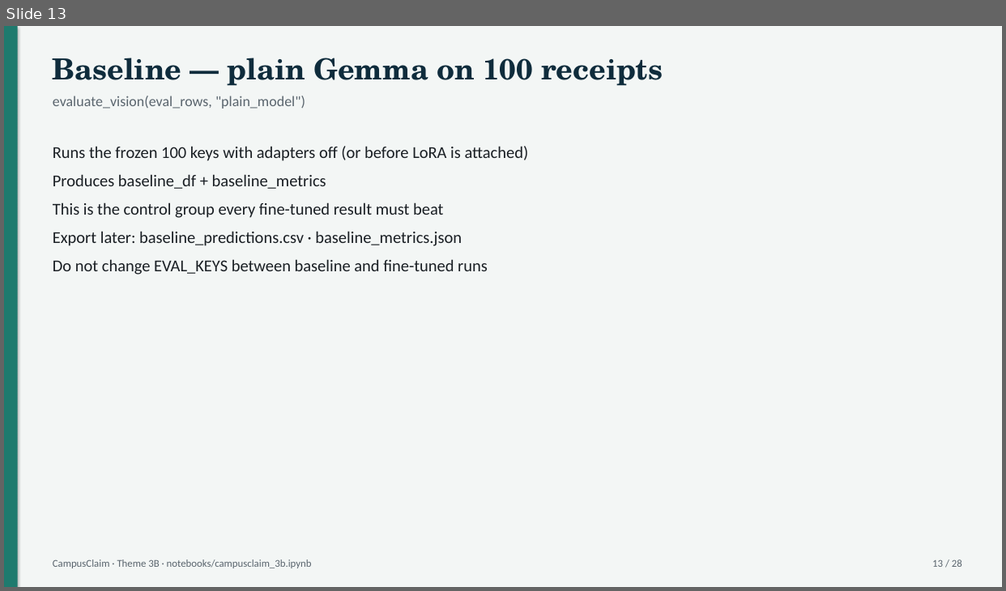
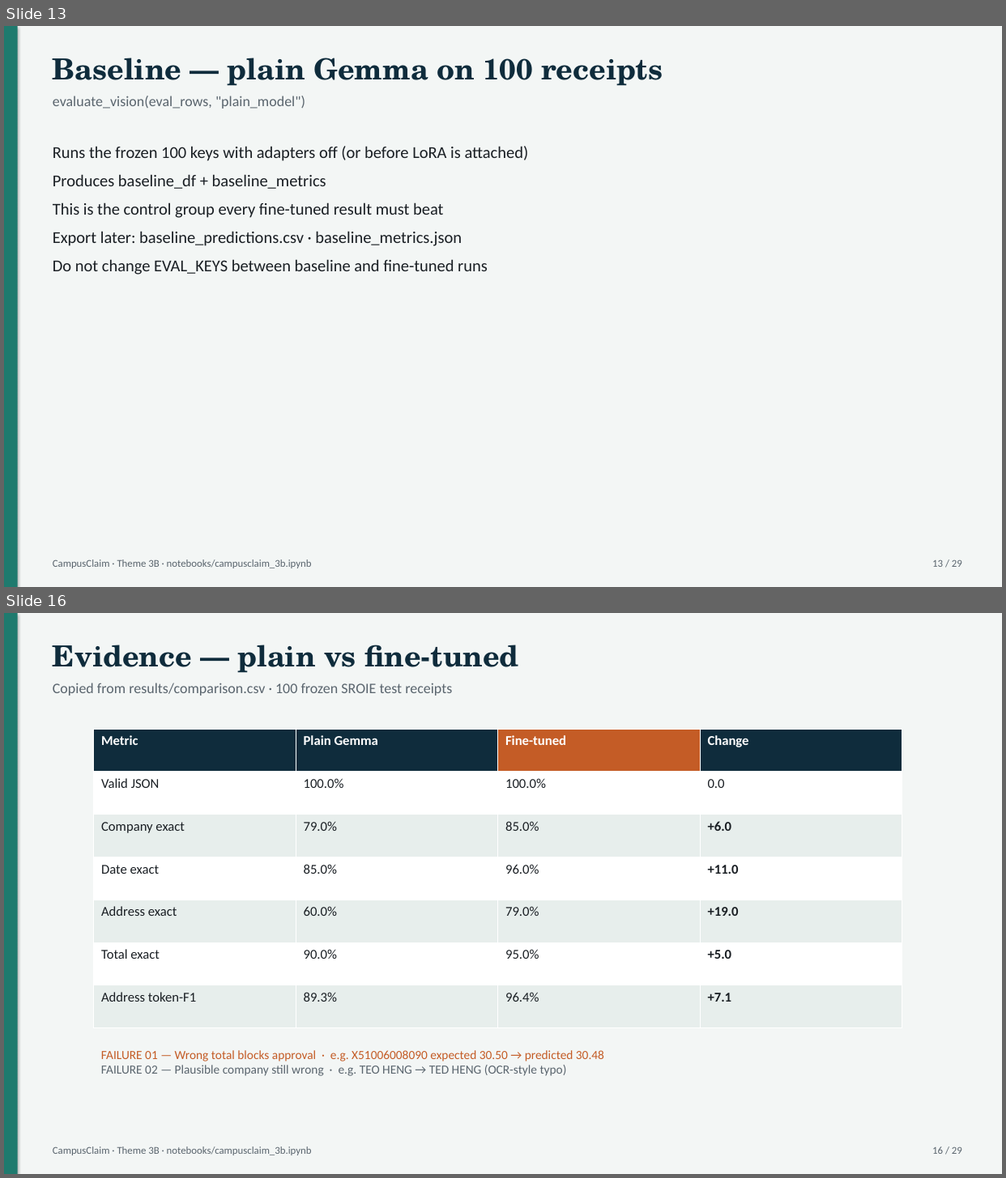
Before and after one commit to sank8-2/campusclaim, a slide deck: docs/CampusClaim_Notebook_Walkthrough.pptx. Shown one above the other, each under a label of ours: slide 13 before the commit, slides 13 and 16 after it; the slides between them are not shown. The pictures are 1006x591 and 1006x1178 pixels, drawn with LibreOffice and Linux fonts; fonts in the diff are those of the drawing. Boxes give left, top, right and bottom in pixels: in the first picture for what was removed or moved away, otherwise in the second. Text is boxed around its words. In the diff, an @@ line names an element or a change of style, - is before the commit and + after.

```diff
--- a/docs/CampusClaim_Notebook_Walkthrough.pptx
+++ b/docs/CampusClaim_Notebook_Walkthrough.pptx
@@ slide 16 added at box(4, 613, 1002, 1174), background #FFFFFF @@
@@ rectangle added at box(4, 613, 1002, 1174), fill #F3F6F5 @@
@@ rectangle added at box(4, 613, 18, 1174), fill #1F7A6E @@
@@ text added at box(53, 645, 519, 696), 14 pt, text #5A656E @@
+Evidence — plain vs fine-tuned
+Copied from results/comparison.csv · 100 frozen SROIE test receipts
@@ table added at box(94, 729, 902, 1029), 7 rows, 4 columns @@
+Metric | Plain Gemma | Fine-tuned | Change
+Valid JSON | 100.0% | 100.0% | 0.0
+Company exact | 79.0% | 85.0% | +6.0
+Date exact | 85.0% | 96.0% | +11.0
+Address exact | 60.0% | 79.0% | +19.0
+Total exact | 90.0% | 95.0% | +5.0
+Address token-F1 | 89.3% | 96.4% | +7.1
@@ text added at box(101, 1050, 604, 1076), 12 pt, text #C45C26 @@
+FAILURE 01 — Wrong total blocks approval · e.g. X51006008090 expected 30.50 → predicted 30.48
+FAILURE 02 — Plausible company still wrong · e.g. TEO HENG → TED HENG (OCR-style typo)
@@ text added at box(53, 1147, 312, 1156), 10 pt, text #5A656E @@
+CampusClaim · Theme 3B · notebooks/campusclaim_3b.ipynb
@@ text added at box(932, 1147, 962, 1154), 10 pt, text #5A656E @@
+16 / 29
@@ slide 13 changed as well @@
@@ text at box(932, 560, 962, 567): text changed @@
-13 / 28
+13 / 29
```
Also in this commit, not shown: 24 other slides changed, 1 other slide added, 1 slide removed, 19 other files.
